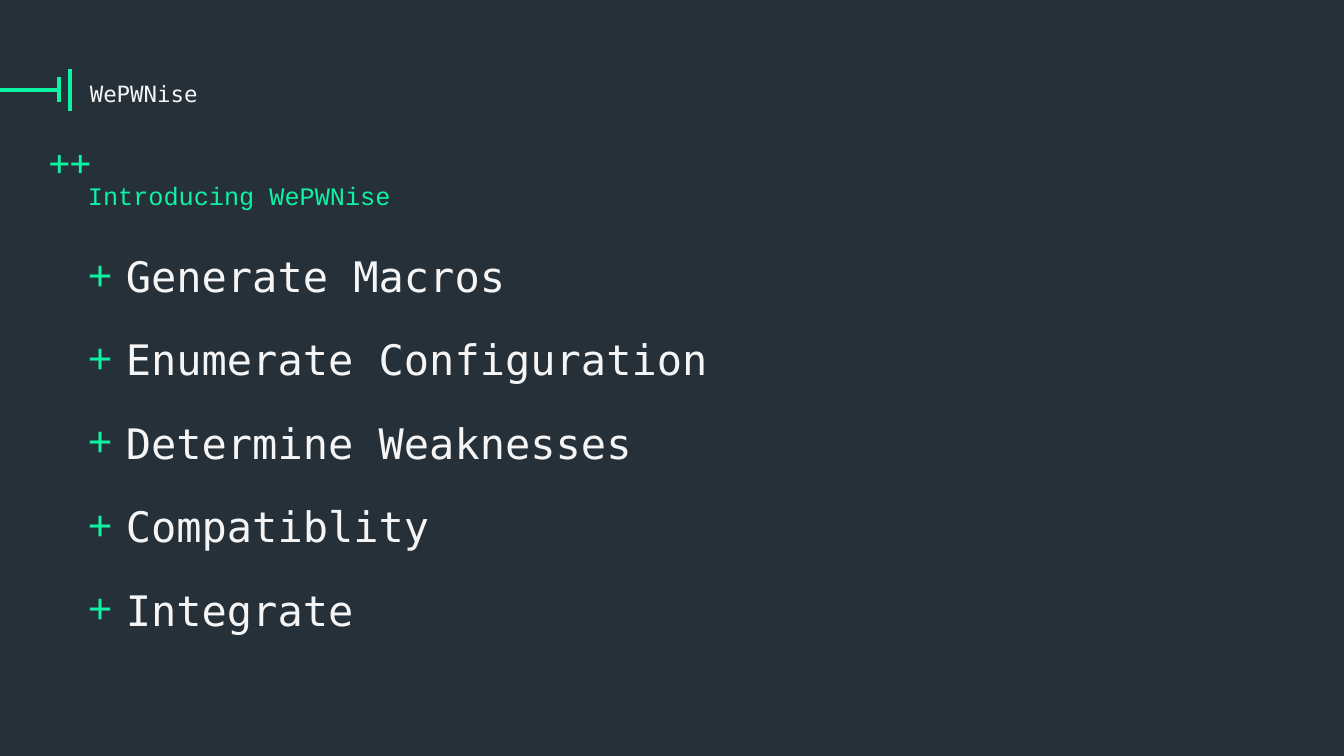
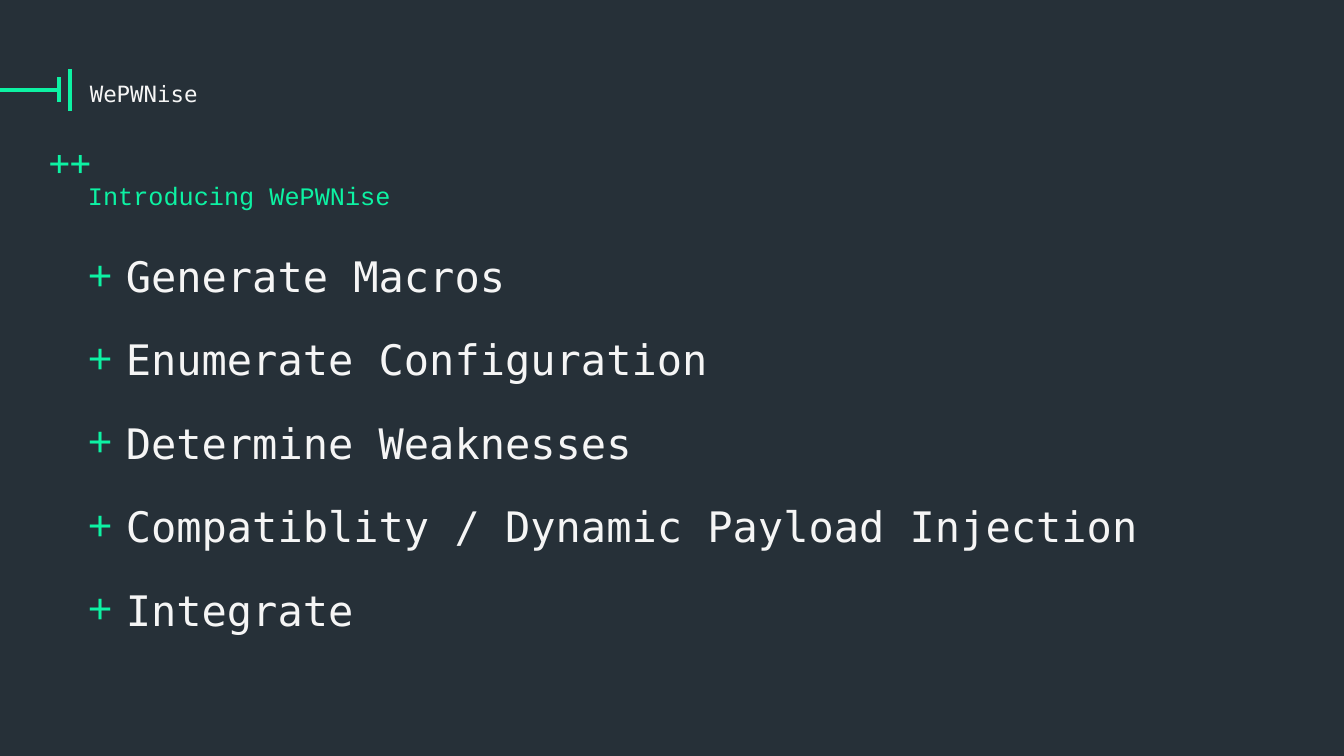
Before and after one commit to vysec/wepwnise-presentation, a slide deck: slide 7 of one-template-to-rule-them-all_emet-part.pptx (slide 5 before the commit). Drawn at 1344x756 pixels with LibreOffice and Linux fonts; fonts in the diff are those of the drawing; background and template pictures are left out. Boxes give left, top, right and bottom in pixels: in the first picture for what was removed or moved away, otherwise in the second. Text is boxed around its words. In the diff, an @@ line names an element or a change of style, - is before the commit and + after.

```diff
--- a/one-template-to-rule-them-all_emet-part.pptx
+++ b/one-template-to-rule-them-all_emet-part.pptx
@@ text at box(126, 510, 1138, 551): text changed @@
-+ Compatiblity
++ Compatiblity / Dynamic Payload Injection
```
Also in this commit, not shown: 4 slides added.
